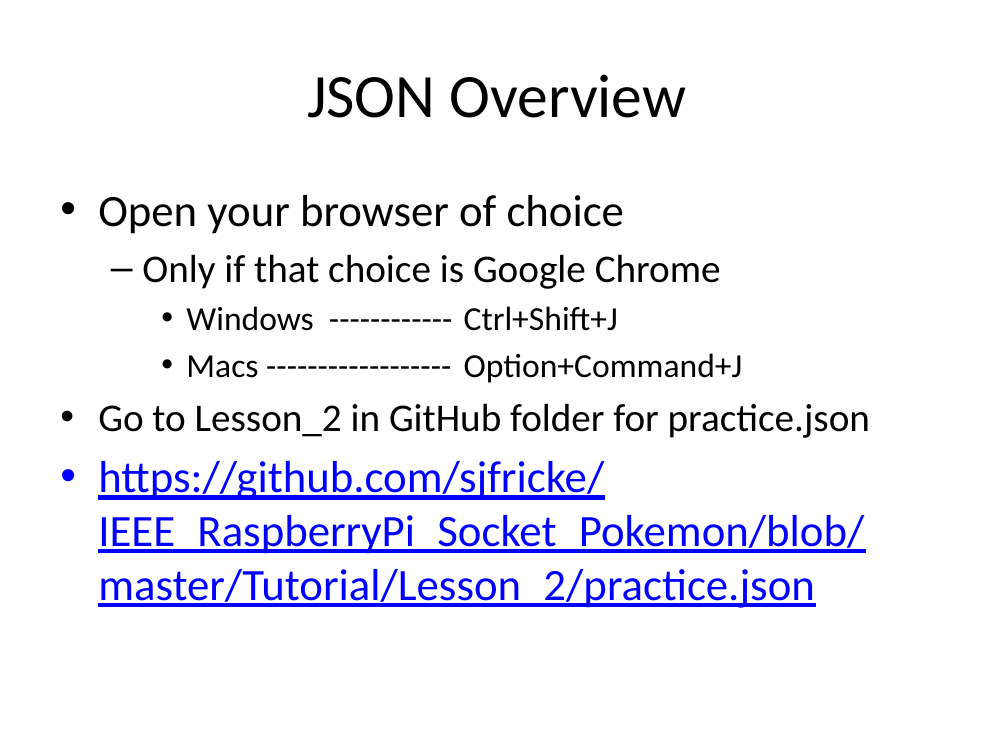
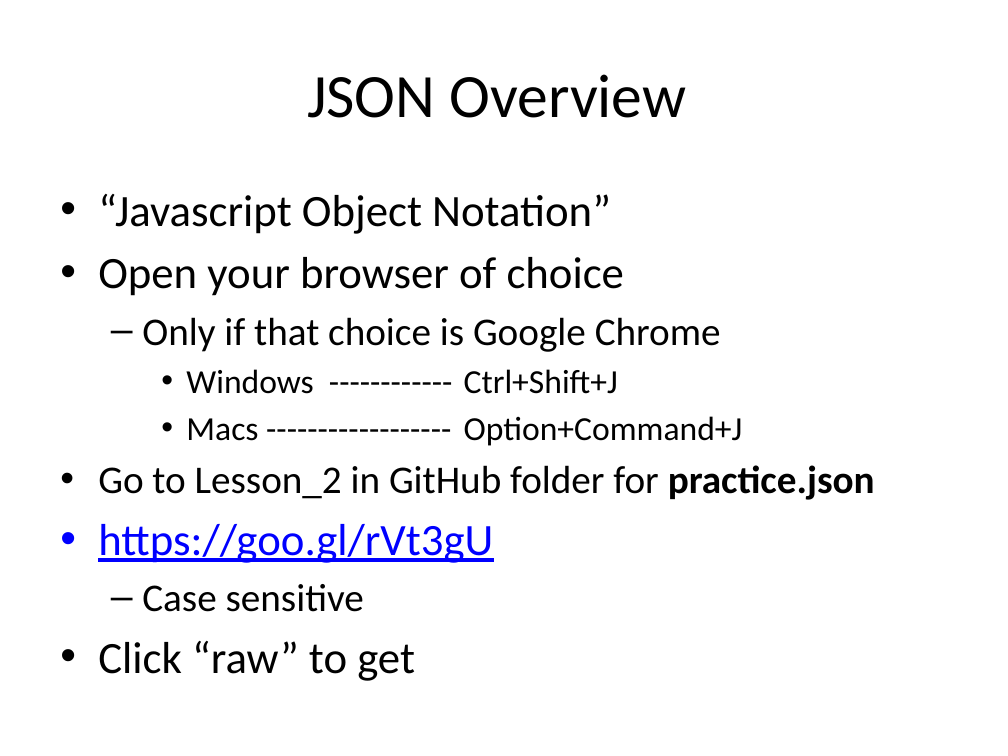
Before and after one commit to sjfricke/IEEE-Mini-Projects-UW-Madison, a slide deck: slide 21 of Tutorial/PowerPoint Versions/MongoDB and Databases.pptx (slide 9 before the commit). Drawn at 1008x756 pixels with LibreOffice and Linux fonts; fonts in the diff are those of the drawing. Boxes give left, top, right and bottom in pixels: in the first picture for what was removed or moved away, otherwise in the second. Text is boxed around its words. In the diff, an @@ line names an element or a change of style, - is before the commit and + after.

```diff
--- a/Tutorial/PowerPoint Versions/MongoDB and Databases.pptx
+++ b/Tutorial/PowerPoint Versions/MongoDB and Databases.pptx
@@ text at box(98, 194, 611, 234): paragraph added @@
+• “Javascript Object Notation”
@@ text at box(98, 465, 875, 500): bold on in "practice.json" @@
@@ text at box(98, 524, 493, 681): text changed; text colour #0000FF to #000000 @@
-• https://github.com/sjfricke/IEEE_RaspberryPi_Socket_Pokemon/blob/master/Tutorial/Lesson_2/practice.json
+• https://goo.gl/rVt3gU
+  – Case sensitive
+• Click “raw” to get
```
Also in this commit, not shown: 8 other slides changed, 13 slides added, 1 other file.
